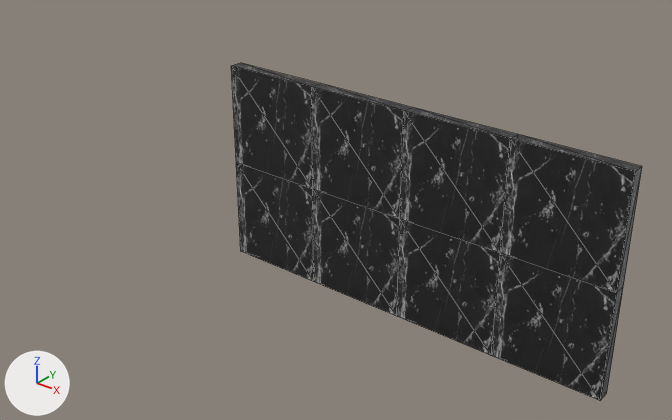
What one commit did to the glTF model TilesRotated.glb.
Before and after are seen from a 50 mm camera at (79.1, -78.4, 58.7) aimed at (6.6, 12.2, 2.6). Every picture has the same lights, and +X, +Y and +Z are marked at lower left. Mesh edges are drawn as thin lines. Where no turn or scale is listed for an object, it has been applied to the vertices. Vertices at the same position are counted once.

Script lines for the objects in view, before the commit:
```python
ob_cube = bpy.data.objects.new('Cube', me_cube)
ob_cube.location = (-11.1, 19.8, 8.6)
ob_cube_001 = bpy.data.objects.new('Cube.001', me_cube_001)
ob_cube_001.location = (4.9, 19.7, 8.6)
ob_cube_002 = bpy.data.objects.new('Cube.002', me_cube_002)
ob_cube_002.location = (20.9, 19.6, 8.6)
ob_cube_003 = bpy.data.objects.new('Cube.003', me_cube_003)
ob_cube_003.location = (36.9, 19.5, 8.6)
ob_cube_004 = bpy.data.objects.new('Cube.004', me_cube_004)
ob_cube_004.location = (-11.1, 19.8, -7.4)
ob_cube_005 = bpy.data.objects.new('Cube.005', me_cube_005)
ob_cube_005.location = (4.9, 19.7, -7.4)
ob_cube_006 = bpy.data.objects.new('Cube.006', me_cube_006)
ob_cube_006.location = (20.9, 19.6, -7.4)
ob_cube_006.rotation_euler = (1.575, 1.571, 0.000085)  # degrees (90, 90, 0)
ob_cube_006.scale = (8.0, 8.0, 1.0)
ob_cube_007 = bpy.data.objects.new('Cube.007', me_cube_007)
ob_cube_007.location = (36.9, 19.5, -7.4)
```
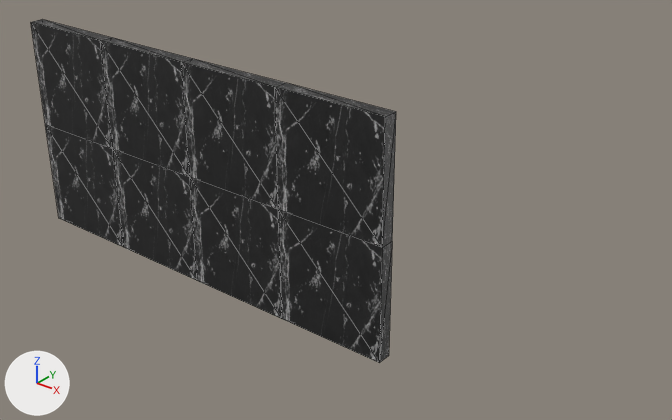
Commit message: code changes

The edits, one by one:
me_cube_006 is used by ob_cube_006; location (20.9, 19.6, -7.4); rotation (1.575, 1.571, 0.000085), in degrees (90, 90, 0); scale (8.0, 8.0, 1.0).
me_cube_006 had 8 vertices, 12 faces and spanned x -1.0..1.0, y -1.0..1.0, z -1.0..1.0.
me_cube_006 now has 60 vertices, 96 faces and spans x -3.0..1.0, y -5.0..3.0, z -1.0..1.0.
me_cube_006 part 1: a new loose piece, a box spanning x -3.0..-1.0, y -3.0..-1.0, z -1.0..1.0, in mat_material (picture img_2).
me_cube_006 part 2: a new loose piece, a box spanning x -3.0..-1.0, y -1.0..1.0, z -1.0..1.0, in mat_material (picture img_2).
me_cube_006 part 3: a new loose piece, a box spanning x -1.0..1.0, y -5.0..-3.0, z -1.0..1.0, in mat_material (picture img_2).
me_cube_006 part 4: a new loose piece, a box spanning x -1.0..1.0, y -3.0..-1.0, z -1.0..1.0, in mat_material (picture img_2).
me_cube_006 part 5: a new loose piece, a box spanning x -3.0..-1.0, y -5.0..-3.0, z -1.0..1.0, in mat_material_001 (picture img_2).
Part 6, on me_cube_006:
6 vertices are added at (-1.0, 1.0, 1.0), (-1.0, 1.0, -1.0), (-3.0, 1.0, 1.0), (-3.0, 1.0, -1.0), (1.0, 1.0, 1.0), (1.0, 1.0, -1.0).
6 new vertices lie (0.0, 2.0, 0.0) away from vertices in x -3.0..1.0, y 1.0, z -1.0..1.0.
24 new faces join them, mat_material (picture img_2).
me_cube_006 now uses material mat_material_001 (picture img_2).
Object 'Cube' (ob_cube) is deleted.
Object 'Cube.001' (ob_cube_001) is deleted.
Object 'Cube.002' (ob_cube_002) is deleted.
Object 'Cube.003' (ob_cube_003) is deleted.
Object 'Cube.004' (ob_cube_004) is deleted.
Object 'Cube.005' (ob_cube_005) is deleted.
Object 'Cube.006' (ob_cube_006) moves from (20.9, 19.6, -7.4) to (0.0, 0.0, 0.0).
Object 'Cube.007' (ob_cube_007) is deleted.

Pixel boxes (x1, y1, x2, y2) of what changed, in the pictures (672 x 420 px):
'Cube.006', reshaped, moved (252% wider, 152% taller): before (397, 219, 500, 355); after (31, 19, 396, 363)
'Cube.003', deleted (black): before (500, 134, 642, 293)
'Cube.007', deleted (black): before (491, 254, 623, 401)
'Cube.002', deleted (black): before (400, 107, 518, 253)
'Cube.001', deleted (black): before (312, 83, 411, 219)
'Cube', deleted (black): before (231, 63, 320, 189)
'Cube.005', deleted (black): before (313, 189, 400, 316)
'Cube.004', deleted (black): before (236, 163, 314, 282)
part 1 of me_cube_006, added (black): after (101, 38, 192, 177)
part 2 of me_cube_006, added (black): after (181, 59, 285, 210)
part 3 of me_cube_006, added (black): after (45, 125, 124, 247)
part 4 of me_cube_006, added (black): after (113, 150, 197, 280)
part 5 of me_cube_006, added (black): after (31, 19, 113, 149)
part 6 of me_cube_006, added (black): after (275, 83, 396, 363)
